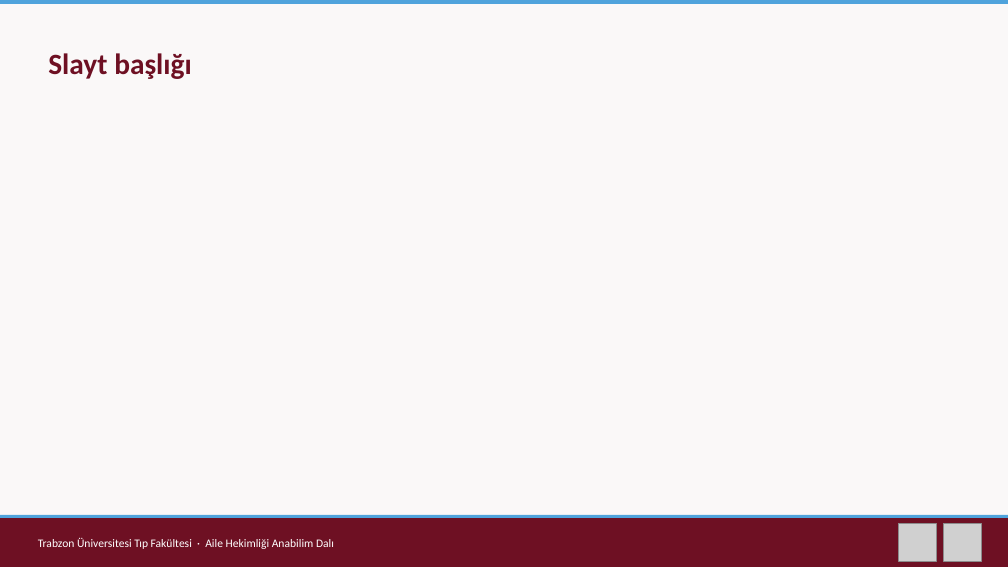
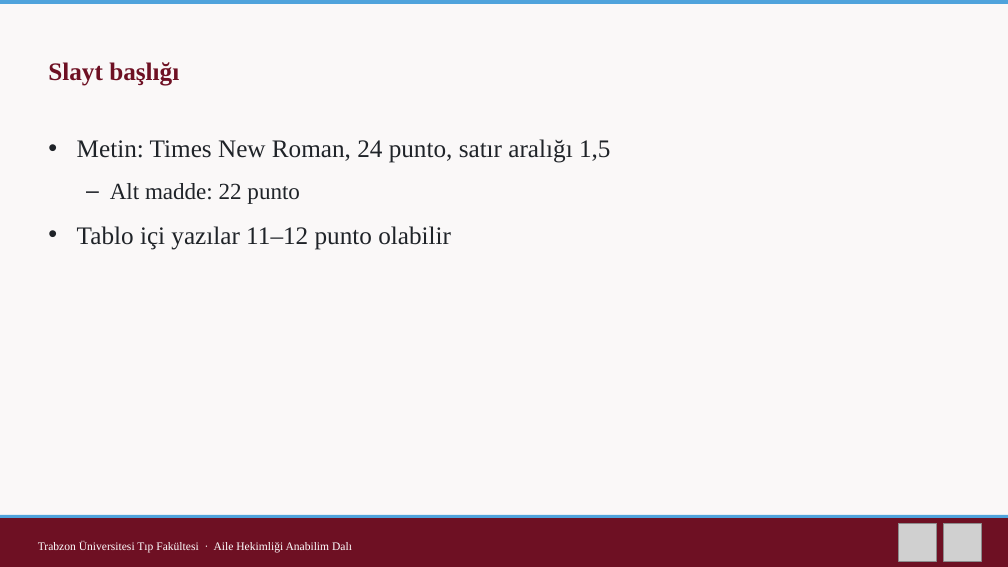
Before and after one commit to cagdasaydin5-hub/kanuniah, a slide deck: slide 2 of egitim/dosyalar/Sunum-Sablonu-Cerceve-04.pptx. Drawn at 1008x567 pixels with LibreOffice and Linux fonts; fonts in the diff are those of the drawing; grey boxes stand for pictures. Boxes give left, top, right and bottom in pixels: in the first picture for what was removed or moved away, otherwise in the second. Text is boxed around its words. In the diff, an @@ line names an element or a change of style, - is before the commit and + after.

Commit message:
Akademik program: sunum kuralları kutusu; şablonlar Times New Roman ve kural puntolarına getirildi

```diff
--- a/egitim/dosyalar/Sunum-Sablonu-Cerceve-04.pptx
+++ b/egitim/dosyalar/Sunum-Sablonu-Cerceve-04.pptx
@@ text "Slayt başlığı" at [48, 62, 179, 86]: size 28 to 24 pt, font Calibri to Times New Roman; line spacing 1 to 1.5 @@
@@ text added at [77, 139, 611, 250], 24 pt, text #1F2328 @@
+• Metin: Times New Roman, 24 punto, satır aralığı 1,5
+  – Alt madde: 22 punto
+• Tablo içi yazılar 11–12 punto olabilir
@@ text "Trabzon Üniversitesi Tıp Fakültesi · ..." at [38, 541, 352, 553]: font Calibri to Times New Roman; line spacing 1 to 1.5 @@
```
Also in this commit, not shown: 2 other slides changed, 29 other files.
